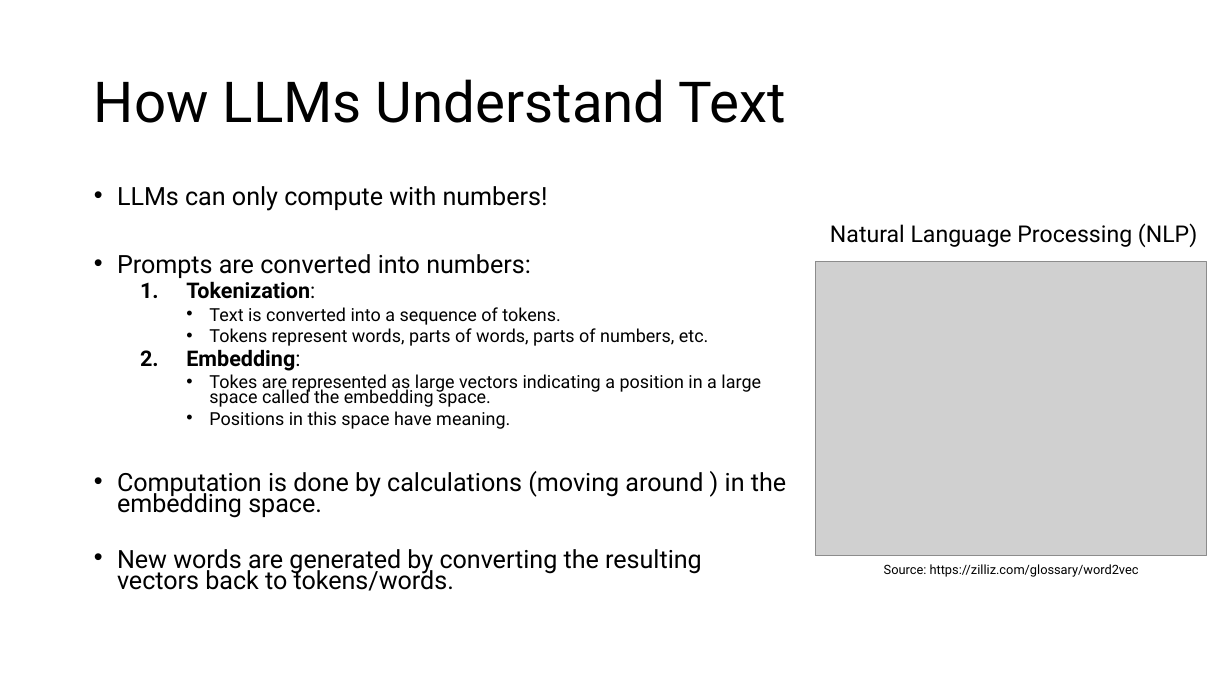
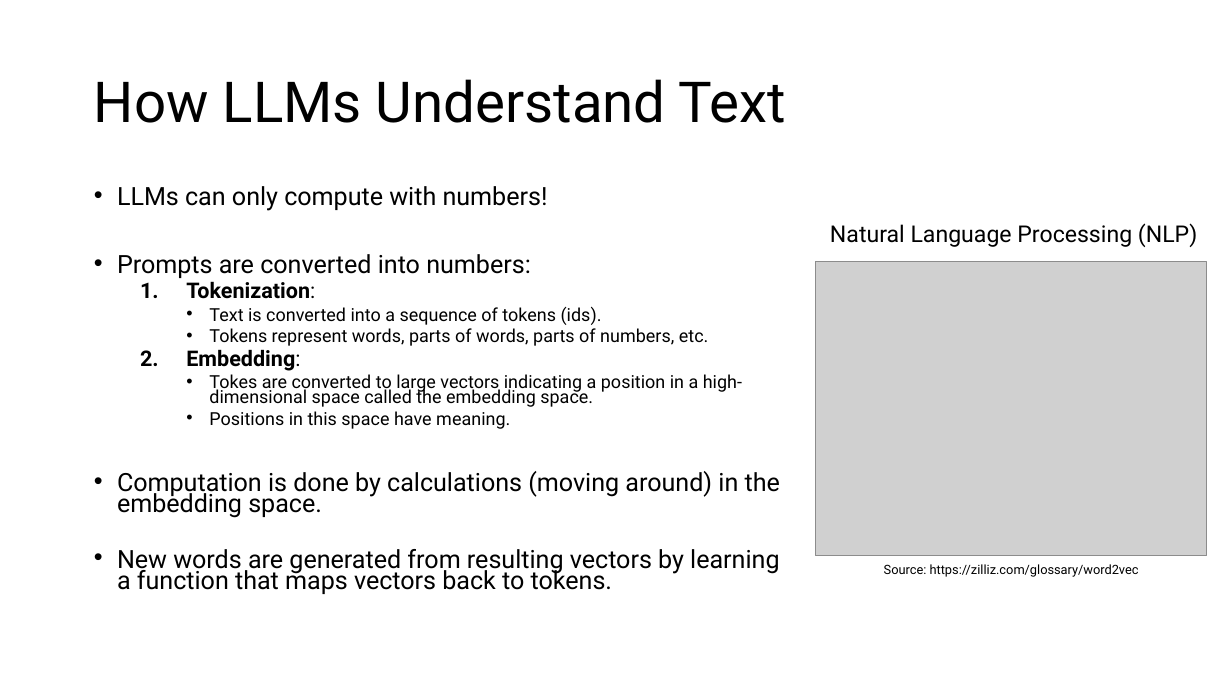
Before and after one commit to mhahsler/CS7320-AI, a slide deck: slide 3 of slides/07_LLM_discussion.pptx (slide 4 before the commit). Drawn at 1232x693 pixels with LibreOffice and Linux fonts; fonts in the diff are those of the drawing; grey boxes stand for pictures. Boxes give left, top, right and bottom in pixels: in the first picture for what was removed or moved away, otherwise in the second. Text is boxed around its words. In the diff, an @@ line names an element or a change of style, - is before the commit and + after.

```diff
--- a/slides/07_LLM_discussion.pptx
+++ b/slides/07_LLM_discussion.pptx
@@ text at [209, 307, 602, 325]: text changed @@
-    • Text is converted into a sequence of tokens.
+    • Text is converted into a sequence of tokens (ids).
@@ text at [209, 374, 742, 407]: text changed @@
-    • Tokes are represented as large vectors indicating a position in a large space called the embedding space.
+    • Tokes are converted to large vectors indicating a position in a high-dimensional space called the embedding space.
@@ text at [117, 471, 780, 594]: text changed @@
-• Computation is done by calculations (moving around ) in the embedding space.
-• New words are generated by converting the resulting vectors back to tokens/words.
+• Computation is done by calculations (moving around) in the embedding space.
+• New words are generated from resulting vectors by learning a function that maps vectors back to tokens.
```
Also in this commit, not shown: 2 other slides changed, 1 slide added.
